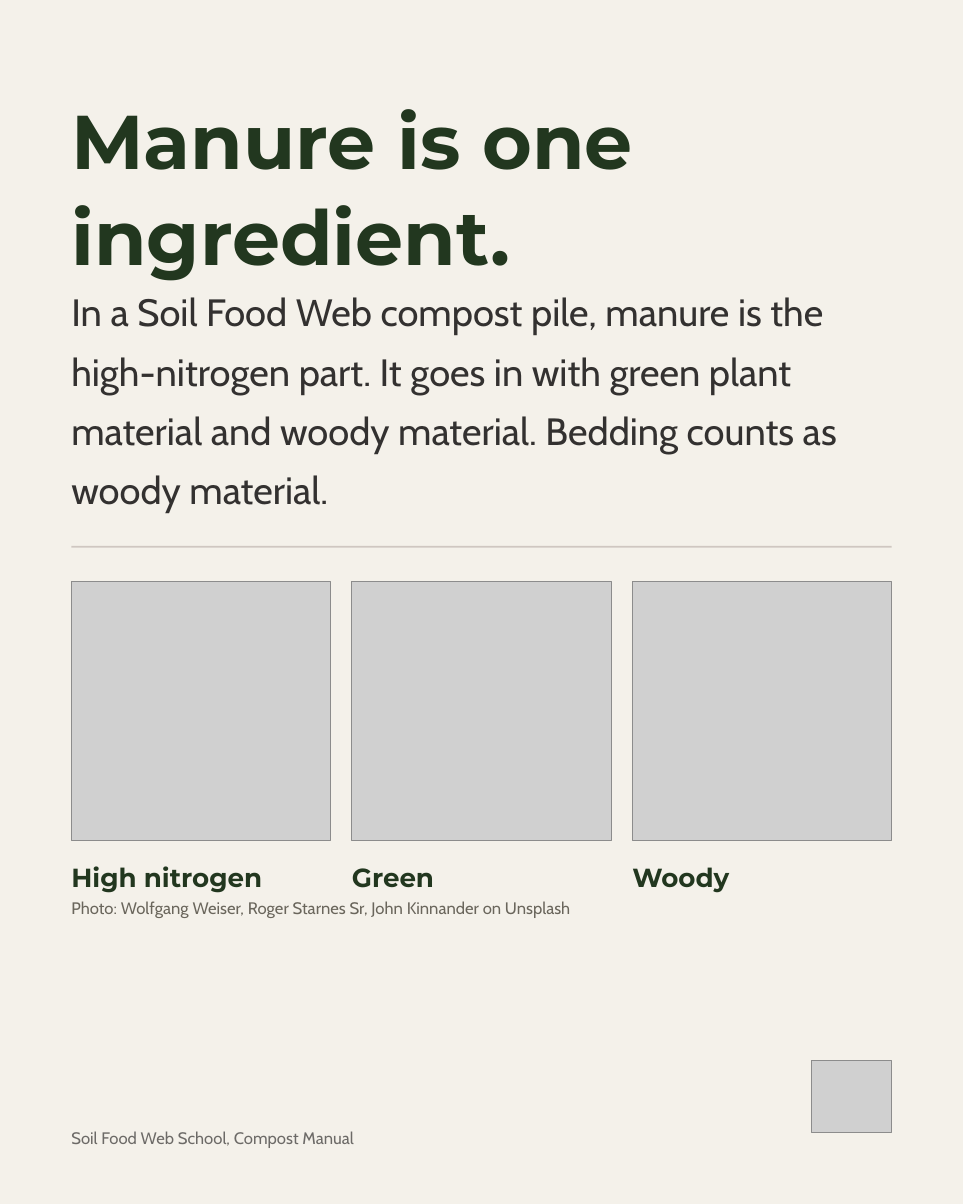
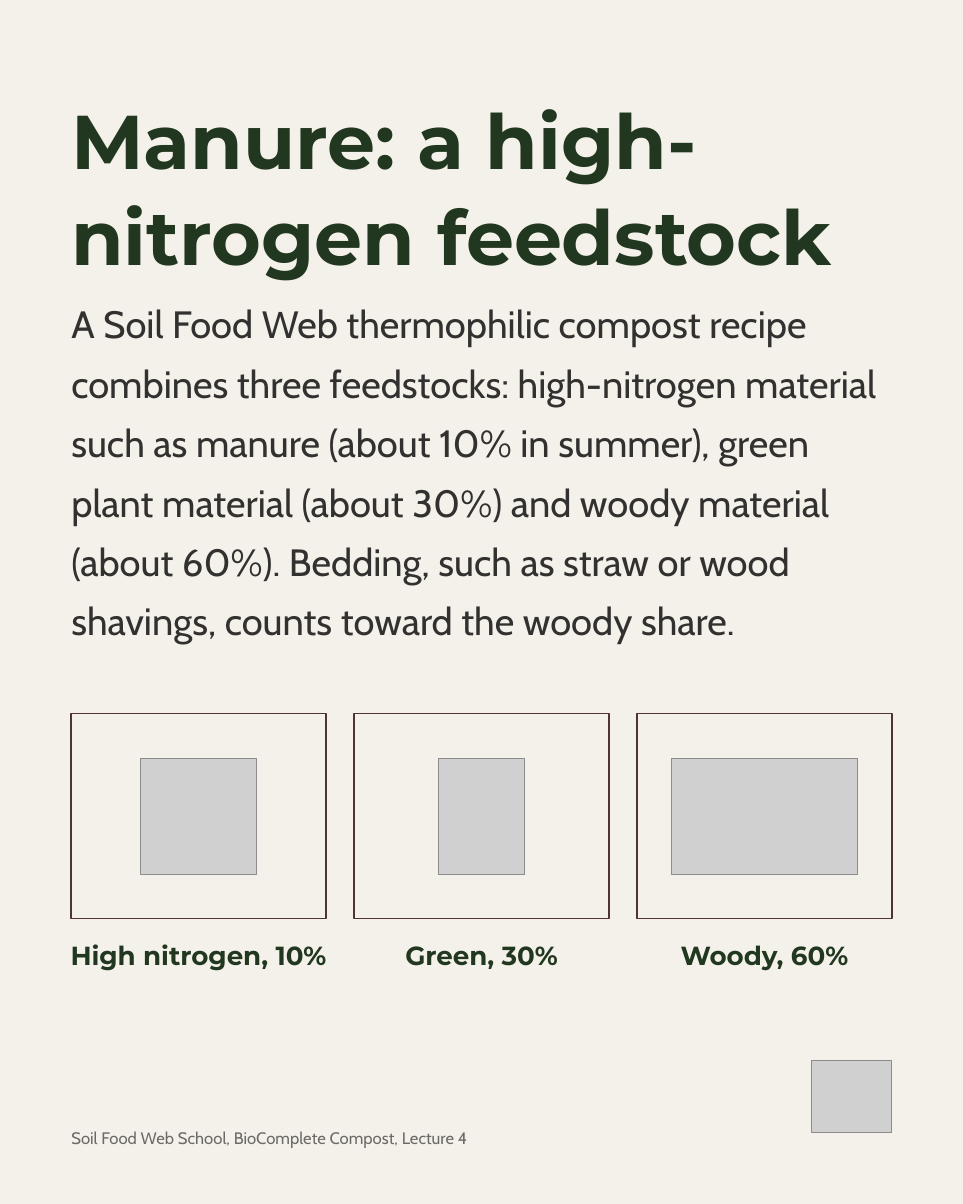
Before and after one commit to linneamoritznyc/SFW-SocialMedia, a slide deck: slide 2 of templates/posts/october/04-10-2026-sun-ig-world-animal-day-v2.pptx. Drawn at 963x1204 pixels with LibreOffice and Linux fonts; fonts in the diff are those of the drawing; grey boxes stand for pictures. Boxes give left, top, right and bottom in pixels: in the first picture for what was removed or moved away, otherwise in the second. Text is boxed around its words. In the diff, an @@ line names an element or a change of style, - is before the commit and + after.

```diff
--- a/templates/posts/october/04-10-2026-sun-ig-world-animal-day-v2.pptx
+++ b/templates/posts/october/04-10-2026-sun-ig-world-animal-day-v2.pptx
@@ text removed at (x1=71, y1=109, x2=633, y2=281) @@
-Manure is one
-ingredient.
@@ text added at (x1=71, y1=109, x2=831, y2=281), 64 pt, text #22371F, bold @@
+Manure: a high-nitrogen feedstock
@@ text at (x1=71, y1=309, x2=876, y2=644): text changed @@
-In a Soil Food Web compost pile, manure is the high-nitrogen part. It goes in with green plant material and woody material. Bedding counts as woody material.
+A Soil Food Web thermophilic compost recipe combines three feedstocks: high-nitrogen material such as manure (about 10% in summer), green plant material (about 30%) and woody material (about 60%). Bedding, such as straw or wood shavings, counts toward the woody share.
@@ rectangle removed at (x1=71, y1=546, x2=891, y2=548) @@
@@ picture removed at (x1=71, y1=581, x2=330, y2=841) @@
@@ picture removed at (x1=352, y1=581, x2=611, y2=841) @@
@@ picture removed at (x1=633, y1=581, x2=892, y2=841) @@
@@ rectangle added at (x1=71, y1=713, x2=325, y2=918), outline #4F3433 1.5 pt @@
@@ rectangle added at (x1=354, y1=713, x2=609, y2=918), outline #4F3433 1.5 pt @@
@@ rectangle added at (x1=637, y1=713, x2=891, y2=918), outline #4F3433 1.5 pt @@
@@ picture added at (x1=140, y1=758, x2=256, y2=873) @@
@@ picture added at (x1=439, y1=758, x2=525, y2=873) @@
@@ picture added at (x1=671, y1=758, x2=857, y2=873) @@
@@ text removed at (x1=71, y1=901, x2=570, y2=918) @@
-Photo: Wolfgang Weiser, Roger Starnes Sr, John Kinnander on Unsplash
@@ text at (x1=71, y1=944, x2=327, y2=971): text changed @@
-High nitrogen
+High nitrogen, 10%
@@ text at (x1=405, y1=946, x2=558, y2=969): text changed @@
-Green
+Green, 30%
@@ text at (x1=681, y1=945, x2=848, y2=971): text changed @@
-Woody
+Woody, 60%
@@ text at (x1=71, y1=1131, x2=467, y2=1148): text changed @@
-Soil Food Web School, Compost Manual
+Soil Food Web School, BioComplete Compost, Lecture 4
```
Also in this commit, not shown: 5 other slides changed, 45 other files.
